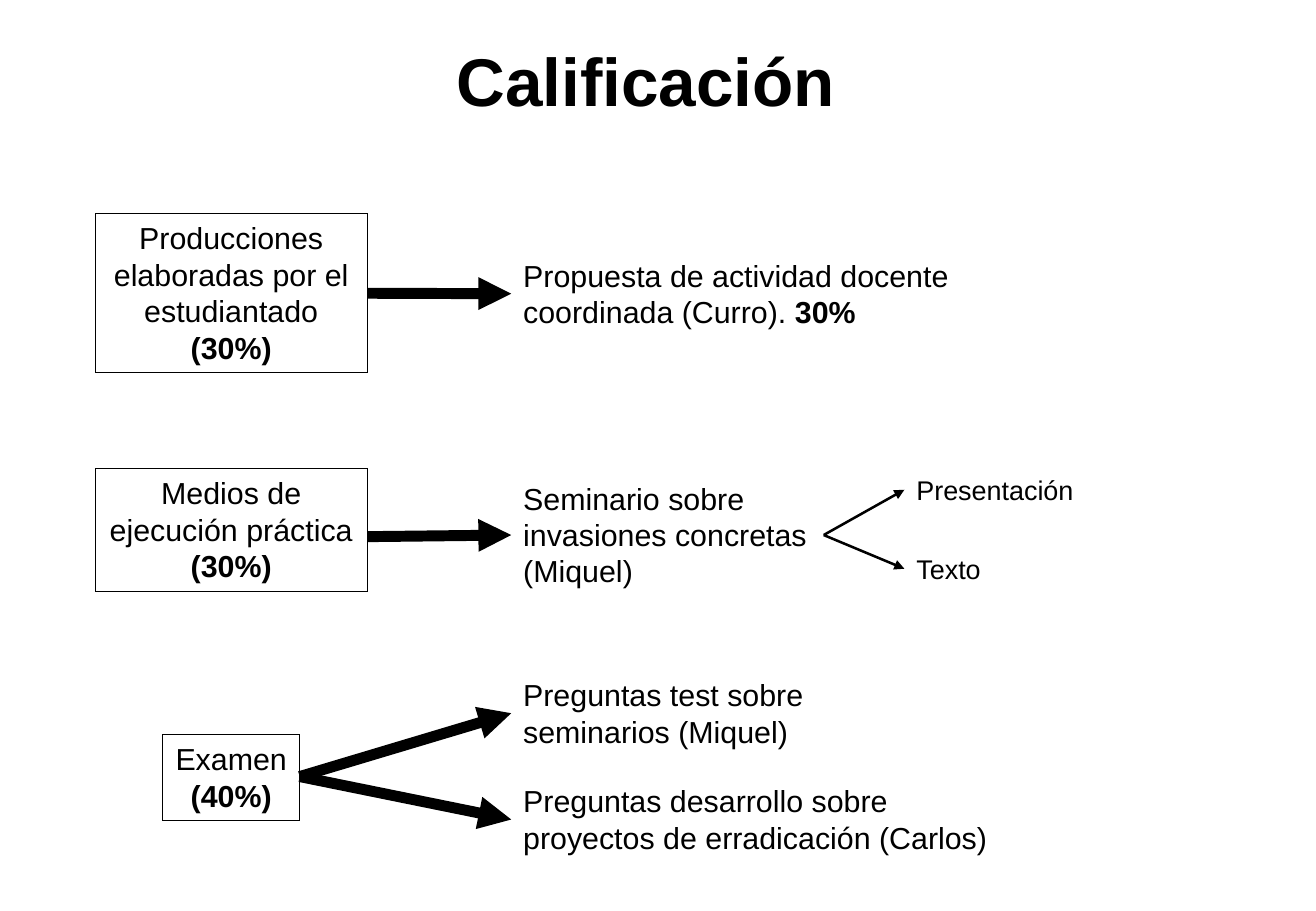
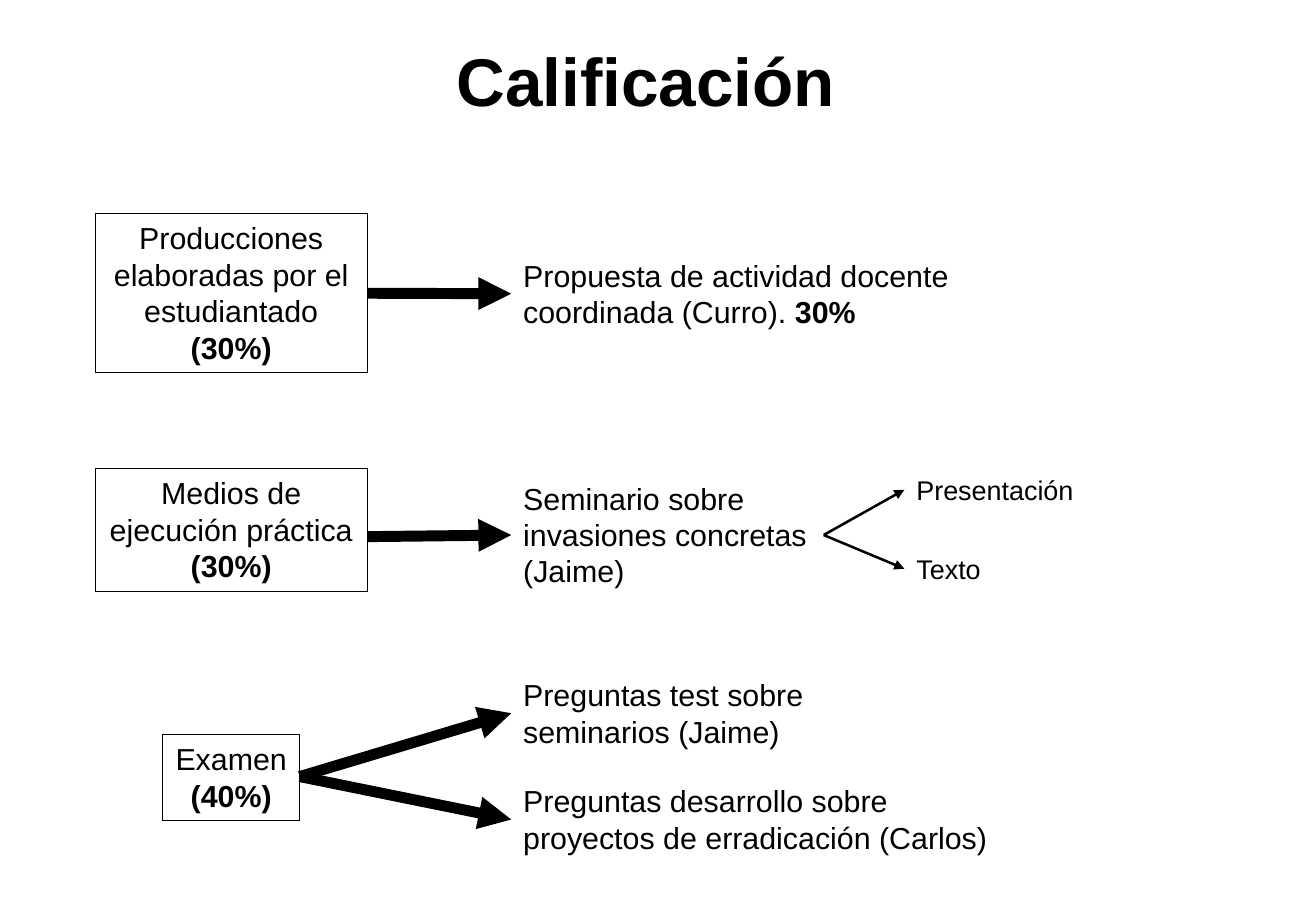
Before and after one commit to aprendiendo-cosas/Te_contenidos_IEEI_masterbio_UCO, a slide deck: slide 5 of presentacion/presentacion_asignatura.pptx. Drawn at 1316x911 pixels with LibreOffice and Linux fonts; fonts in the diff are those of the drawing. Boxes give left, top, right and bottom in pixels: in the first picture for what was removed or moved away, otherwise in the second. Text is boxed around its words. In the diff, an @@ line names an element or a change of style, - is before the commit and + after.

```diff
--- a/presentacion/presentacion_asignatura.pptx
+++ b/presentacion/presentacion_asignatura.pptx
@@ text at (523, 488, 807, 588): text changed @@
-Seminario sobre invasiones concretas (Miquel)
+Seminario sobre invasiones concretas (Jaime)
@@ text at (523, 684, 803, 749): text changed @@
-Preguntas test sobre seminarios (Miquel)
+Preguntas test sobre seminarios (Jaime)
```
Also in this commit, not shown: 4 other slides changed, 1 other file.
